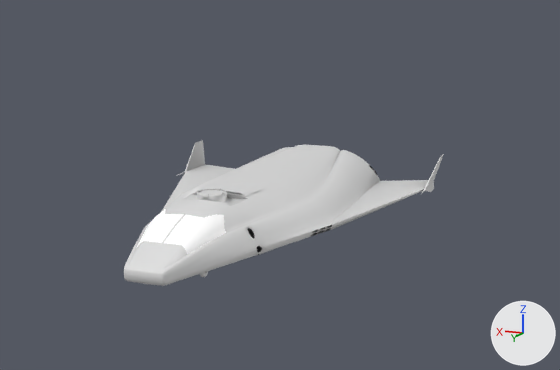
Renders of the Blender file cygnet/cygnet.blend from each side of a commit.
Rendered twice from a 50 mm lens placed at (-11.1, 26.3, 6.4), pointed at (-1.1, 0.0, 0.6). The axes (+X, +Y, +Z) are drawn at lower right. The lights are the same throughout. The same objects are shown in both versions, whatever each file hides.

Names of what the first picture shows: 'Canope.001', 'Docking Colar', 'DockingColarCover'.
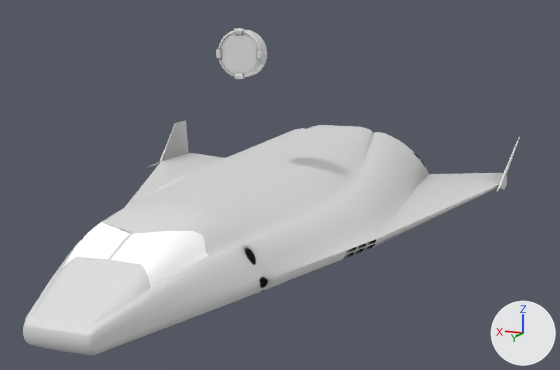
Where the newer file only moved an object's origin or applied its transform, the numbers keep the older frame.

What differs and where, as boxes [x1, y1, x2, y2] in the pictures (560 x 370 px; the box of a moved part takes in the faces that stretch with it):
'Canope.001', reshaped, rescaled (55% wider, 61% taller)
    before: [124, 140, 444, 286]
    after: [23, 120, 520, 355]
'Docking Colar', reshaped
    before: [197, 188, 227, 203]
    after: [216, 28, 267, 79]
'DockingColarCover', moved, rescaled (63% wider, 71% taller)
    before: [196, 183, 262, 196]
    after: [137, 188, 245, 211]
part 1 of me_circle_001, moved or reshaped
    before: [127, 203, 242, 270]
    after: [31, 204, 237, 326]

What the commit changed:
me_circle_001 is used by ob_canope_001; location (0.0, 0.0, 0.0); rotation (1.571, 0.0, 3.142), in degrees (90, 0, 180).
me_circle_001 had 2259 vertices, 2278 faces and spanned x -5.9..5.9, y -0.9..0.9, z -8.0..8.0.
me_circle_001 now has 2256 vertices, 2276 faces and spans x -5.9..5.9, y -0.9..0.9, z -8.0..8.0.
me_circle_001 part 1: 23 vertices moved from x -1.1..1.1, y -0.1..0.6, z 4.8..6.9 to x -1.1..1.1, y -0.1..0.6, z 5.1..6.6; 3 vertices removed from x 0.0, y 0.6, z 5.4.
me_circle_000 has 264 vertices, 228 faces and spans x -0.528..0.528, y 0.356..0.777, z 2.932..3.988.
me_circle_000 is used by ob_docking_colar; location (0.0, 0.0, 0.2); rotation (1.571, 0.0, 3.142), in degrees (90, 0, 180).
me_circle_000 part 2: the whole mesh is multiplied about its middle by the matrix ((-1.65, 0.0, 0.0), (0.0, 0.0, 1.65), (0.0, 1.5, 0.0)), then moved by (0.0, 4.624, -2.61).
Object 'Canope.001' (ob_canope_001) is rescaled from (1.0, 1.0, 1.0) to (1.5, 1.5, 1.5).
Object 'DockingColarCover' (ob_dockingcolarcover) moves from (0.0, 2.21, 0.87) to (0.0, 5.19, 1.19).
Object 'DockingColarCover' (ob_dockingcolarcover) is rescaled from (1.0, 1.0, 1.0) to (1.5, 1.5, 1.5).
